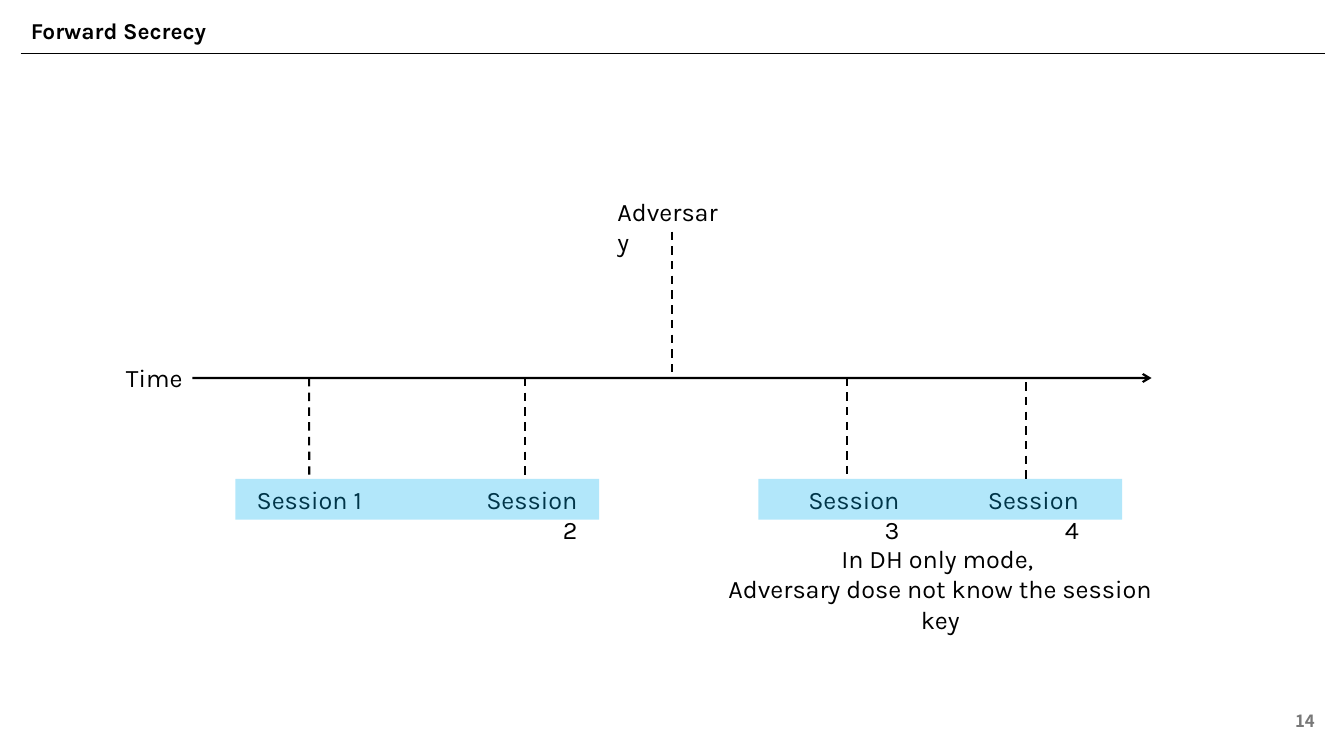
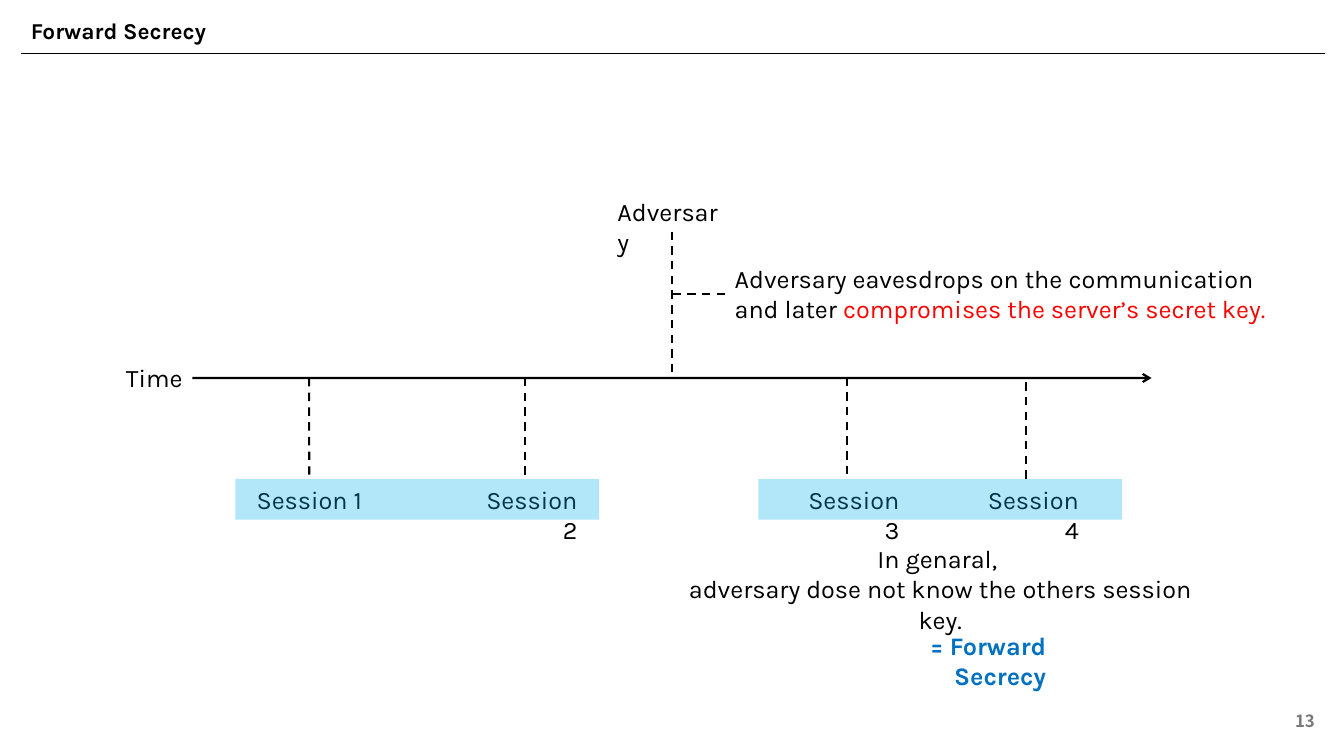
Before and after one commit to east-chord-0729/0-RTT-Security, a slide deck: slide 13 of 0-RTT-Security.pptx (slide 14 before the commit). Drawn at 1344x756 pixels with LibreOffice and Linux fonts; fonts in the diff are those of the drawing. Boxes give left, top, right and bottom in pixels: in the first picture for what was removed or moved away, otherwise in the second. Text is boxed around its words. In the diff, an @@ line names an element or a change of style, - is before the commit and + after.

```diff
--- a/0-RTT-Security.pptx
+++ b/0-RTT-Security.pptx
@@ line added from (673, 294) to (725, 294), #000000 1.5 pt dashed @@
@@ text added at <box>735,270,1265,324</box>, 18 pt, text #000000 @@
+Adversary eavesdrops on the communication and later compromises the server’s secret key.
@@ text at <box>689,550,1191,604</box>: text changed @@
-In DH only mode,
-Adversary dose not know the session key
+In genaral,
+adversary dose not know the others session key.
@@ text added at <box>950,632,1046,692</box>, 18 pt, text #0070C0, bold @@
+= Forward Secrecy
@@ page number at <box>1295,714,1315,727</box>: text changed @@
-14
+13
```
Also in this commit, not shown: 7 other slides changed, 4 slides added, 1 slide removed, 1 other file.
